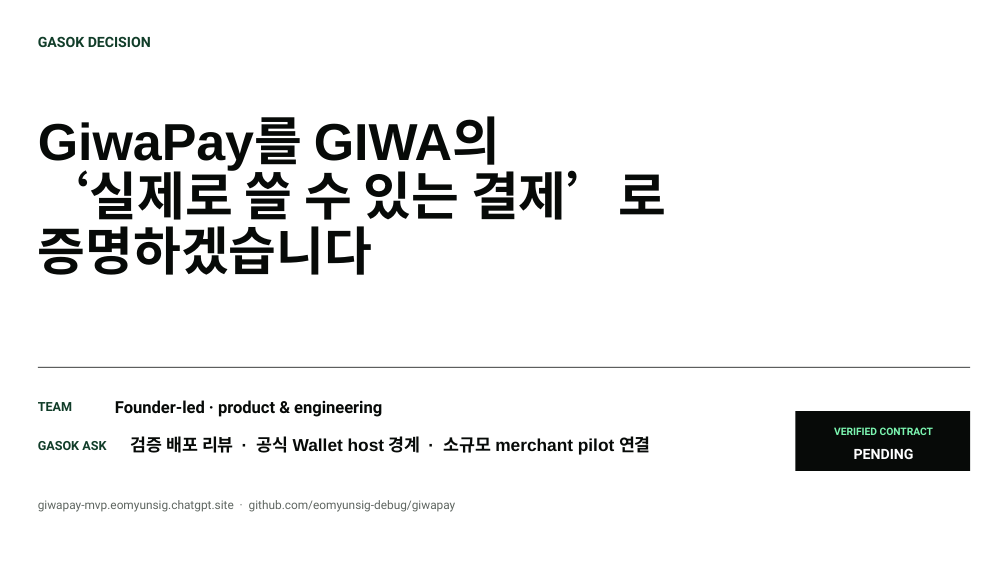
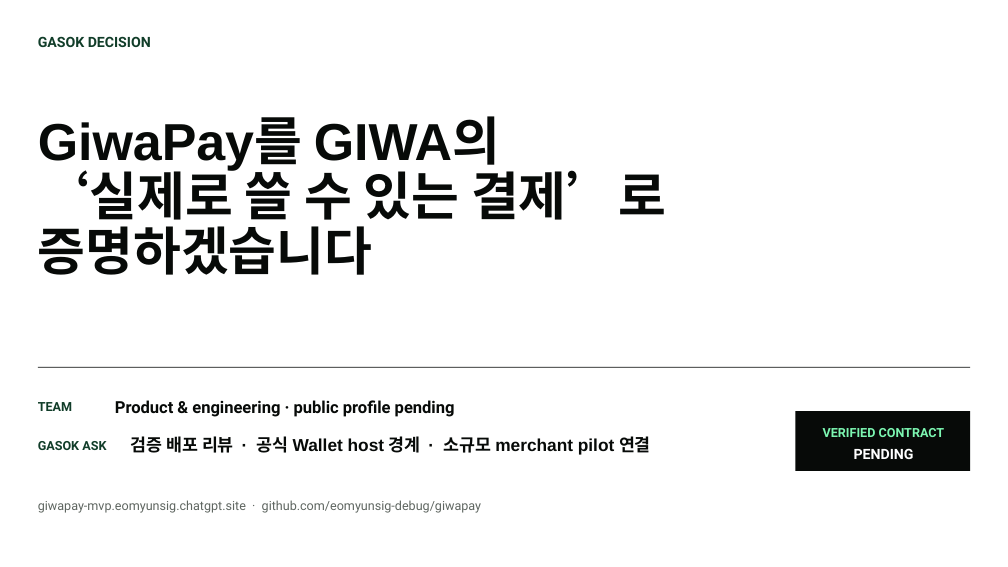
Before and after one commit to eomyunsig-debug/giwapay, a slide deck: slide 8 of docs/pitch/GiwaPay-GASOK-Pitch-Deck.pptx. Drawn at 1008x567 pixels with LibreOffice and Linux fonts; fonts in the diff are those of the drawing. Boxes give left, top, right and bottom in pixels: in the first picture for what was removed or moved away, otherwise in the second. Text is boxed around its words. In the diff, an @@ line names an element or a change of style, - is before the commit and + after.

```diff
--- a/docs/pitch/GiwaPay-GASOK-Pitch-Deck.pptx
+++ b/docs/pitch/GiwaPay-GASOK-Pitch-Deck.pptx
@@ text at (115, 400, 455, 417): text changed @@
-Founder-led · product & engineering
+Product & engineering · public profile pending
@@ text "VERIFIED CONTRACT" at (823, 428, 945, 437): size 9.8 to 12 pt @@
@@ text "giwapay-mvp.eomyunsig.chatgpt.site · github.com/eomyunsig-de ..." at (38, 500, 481, 513): size 11.2 to 12 pt @@
```
Also in this commit, not shown: 5 other slides changed, 27 other files.
